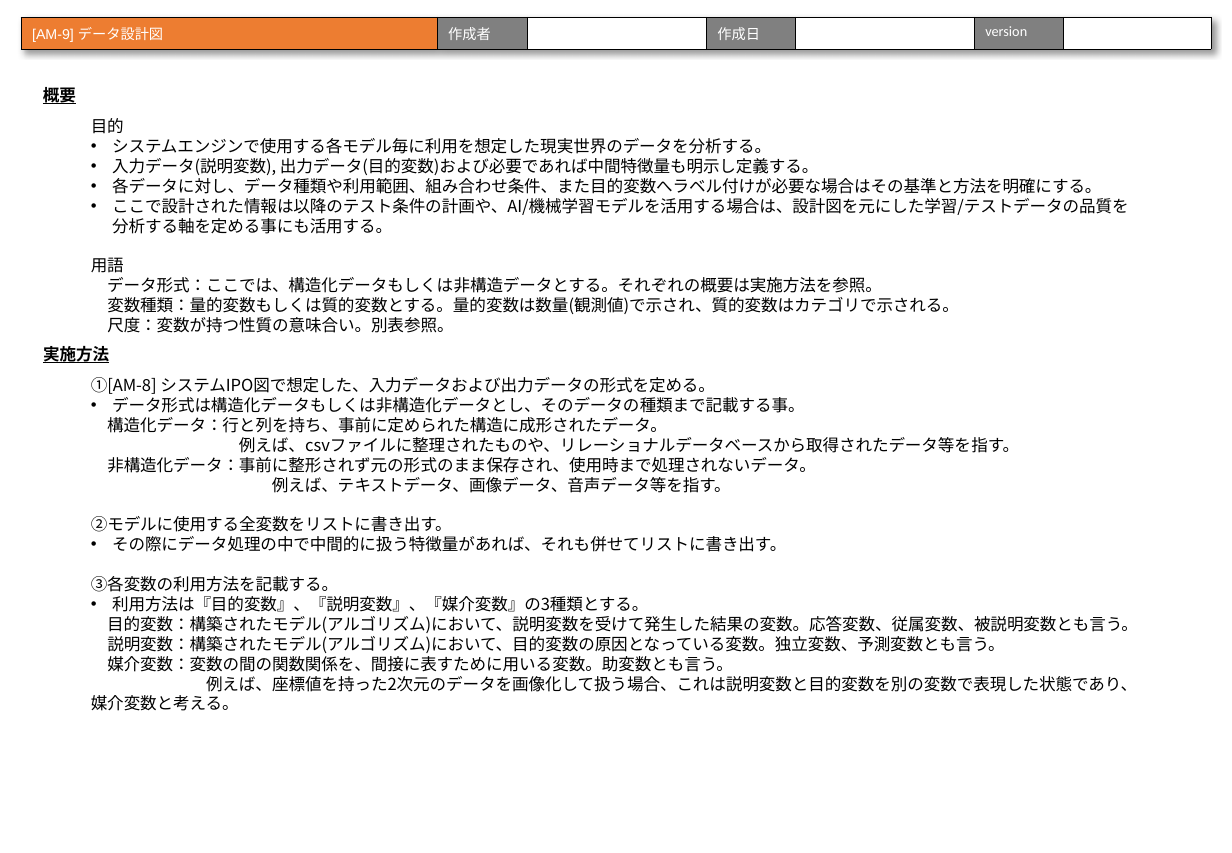
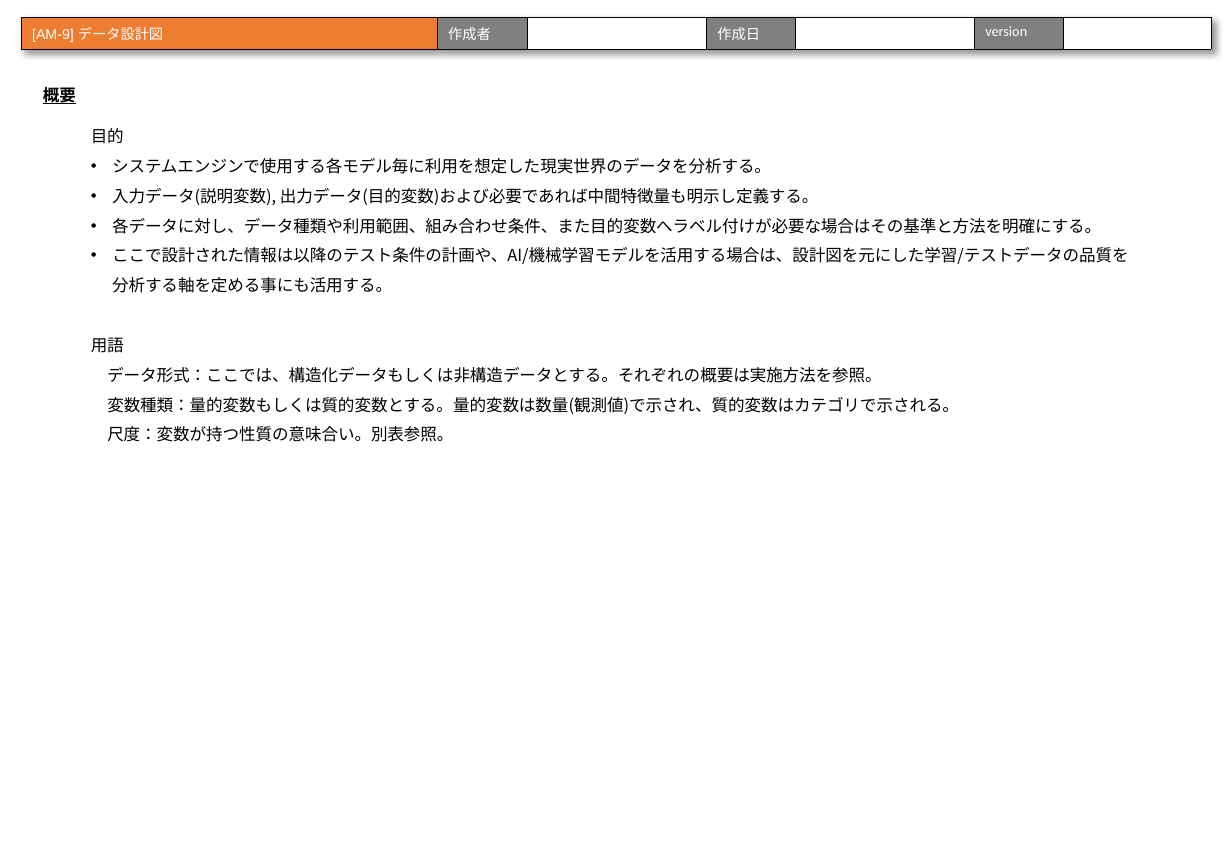
Before and after one commit to urayukitaka/Dev_process_paper, a slide deck: slide 78 of AI_sysytem_dev_process_study.pptx (slide 60 before the commit). Drawn at 1232x853 pixels with LibreOffice and Linux fonts; fonts in the diff are those of the drawing. Boxes give left, top, right and bottom in pixels: in the first picture for what was removed or moved away, otherwise in the second. Text is boxed around its words. In the diff, an @@ line names an element or a change of style, - is before the commit and + after.

```diff
--- a/AI_sysytem_dev_process_study.pptx
+++ b/AI_sysytem_dev_process_study.pptx
@@ text "目的" at (91, 128, 1128, 442): line spacing 1 to 1.5 @@
@@ text removed at (43, 346, 109, 363) @@
-実施方法
@@ text removed at (91, 377, 1138, 711) @@
-①[AM-8] システムIPO図で想定した、入力データおよび出力データの形式を定める。
-• データ形式は構造化データもしくは非構造化データとし、そのデータの種類まで記載する事。
-構造化データ：行と列を持ち、事前に定められた構造に成形されたデータ。
-例えば、csvファイルに整理されたものや、リレーショナルデータベースから取得されたデータ等を指す。
-非構造化データ：事前に整形されず元の形式のまま保存され、使用時まで処理されないデータ。
-例えば、テキストデータ、画像データ、音声データ等を指す。
-②モデルに使用する全変数をリストに書き出す。
-• その際にデータ処理の中で中間的に扱う特徴量があれば、それも併せてリストに書き出す。
-③各変数の利用方法を記載する。
-• 利用方法は『目的変数』、『説明変数』、『媒介変数』の3種類とする。
-目的変数：構築されたモデル(アルゴリズム)において、説明変数を受けて発生した結果の変数。応答変数、従属変数、被説明変数とも言う。
-説明変数：構築されたモデル(アルゴリズム)において、目的変数の原因となっている変数。独立変数、予測変数とも言う。
-媒介変数：変数の間の関数関係を、間接に表すために用いる変数。助変数とも言う。
-例えば、座標値を持った2次元のデータを画像化して扱う場合、これは説明変数と目的変数を別の変数で表現した状態であり、媒介変数と考える。
```
Also in this commit, not shown: 41 other slides changed, 20 slides added, 1 other file.
